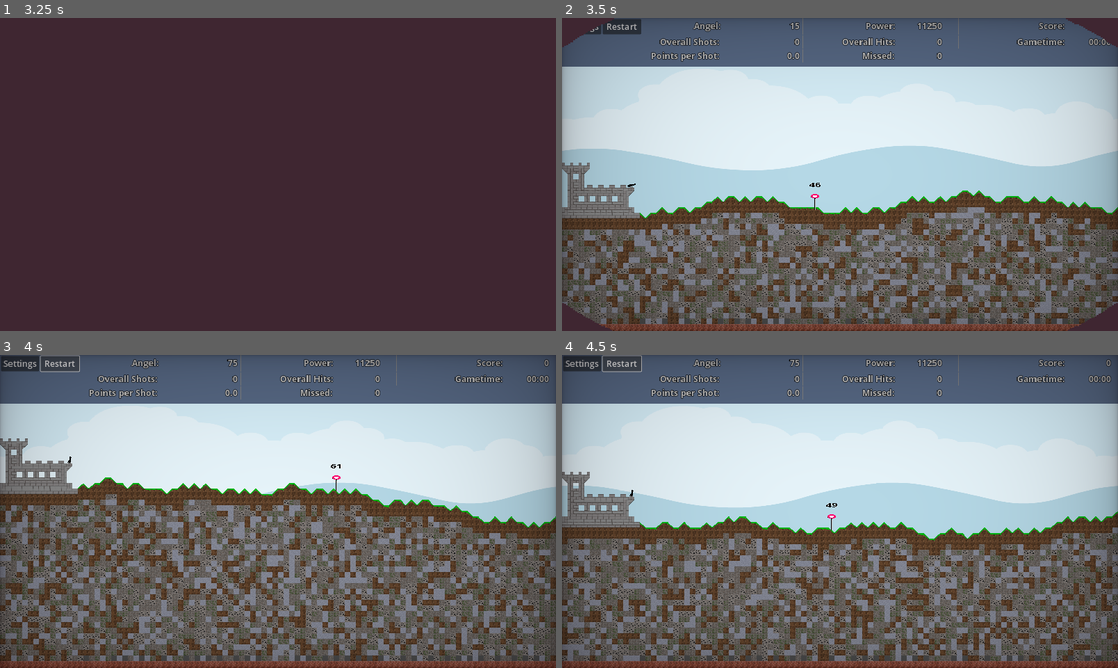
Above: before the commit, frames 1-4 (two rows, left to right).
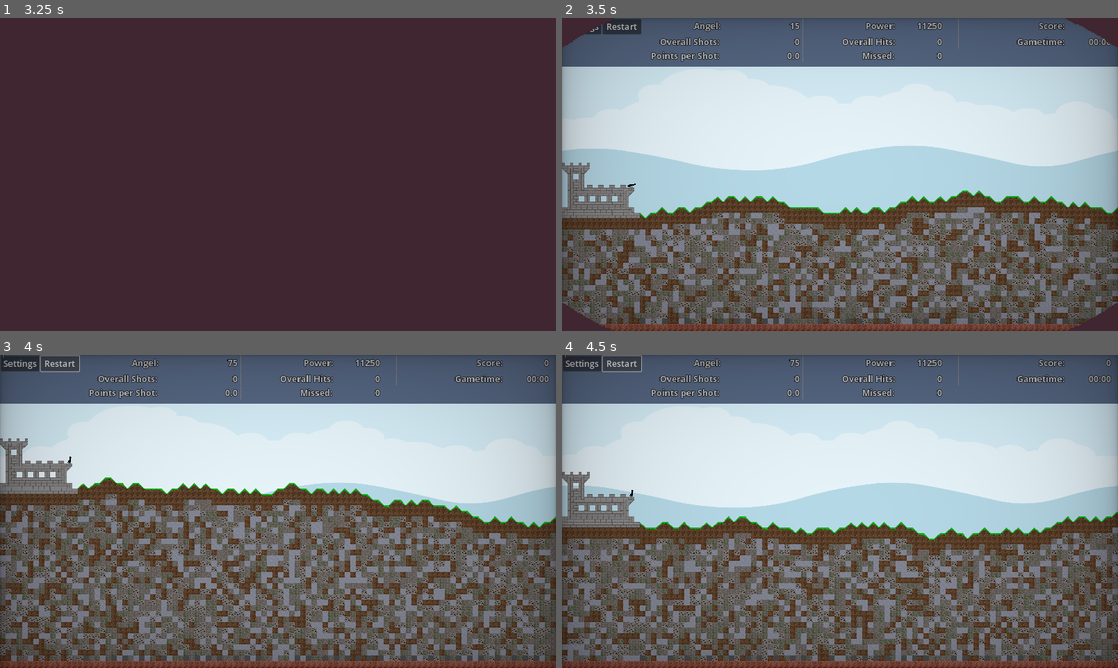
Above: after the commit, the same moments.

Repository: Coding-4Fun/Just4Fun_Mini_Shootergame
Game: Godot game, scene res://UI/MainMenuUI/MainMenuUI.tscn
Two runs of this game, one before a commit and one after it. Both use one fixed random seed, a clock stepped at 60 frames per second and the inputs below.
Inputs:
- Up to frame 1 (3.25 s): click "Play" at 0.5 s; click "Max Play Time" at 1.25 s; click "Max Play Time" at 2 s; click "Start Game" at 2.75 s
- Up to frame 2 (3.5 s): no input
- Up to frame 3 (4 s): click "Restart" at 3.5 s
- Up to frame 4 (4.5 s): click "Restart" at 4.25 s

Frame 1 is identical in both runs. In frame 2, less than 0.1% of the frame differs, in the area x 44-47%, y 52-62%; in frame 3, less than 0.1%; in frame 4, less than 0.1%, in the area x 0-50%, y 0-56%.
Error in both runs: Attempt to call function 'get_as_text' in base 'null instance' on a null instance. (res://Globals/GameConfig/config.gd:78)

Commit message:
Upd: Var name changed

Diff:
--- a/DummyTarget/DummyTargetGroupNode.gd
+++ b/DummyTarget/DummyTargetGroupNode.gd
@@ -19,13 +19,13 @@
 	#randomize()
 	print("DummyTarget Seed: %s" % str(Preloads.rng.seed))
 
-	var tilecount = Preloads.MapLayer.world_tiles_x
+	var tilecount = Preloads.MapLayer.world_tiles_count.x
 	var randtile = ceil(Preloads.rng.randi_range(Preloads.MapLayer.mod + 10, tilecount-1))
 	#var randtile = ceil(randi_range(Preloads.MapLayer.mod + 10, tilecount-1))
 
 	var tile_coord : Vector2i
 
-	for y in range(0, Preloads.MapLayer.world_tiles_y-1):
+	for y in range(0, Preloads.MapLayer.world_tiles_count.y-1):
 		var tid = Preloads.MapLayer.get_cell_source_id(Vector2i(randtile, y))
 		if tid == 8:
 			tile_coord = Vector2i(randtile, y)
